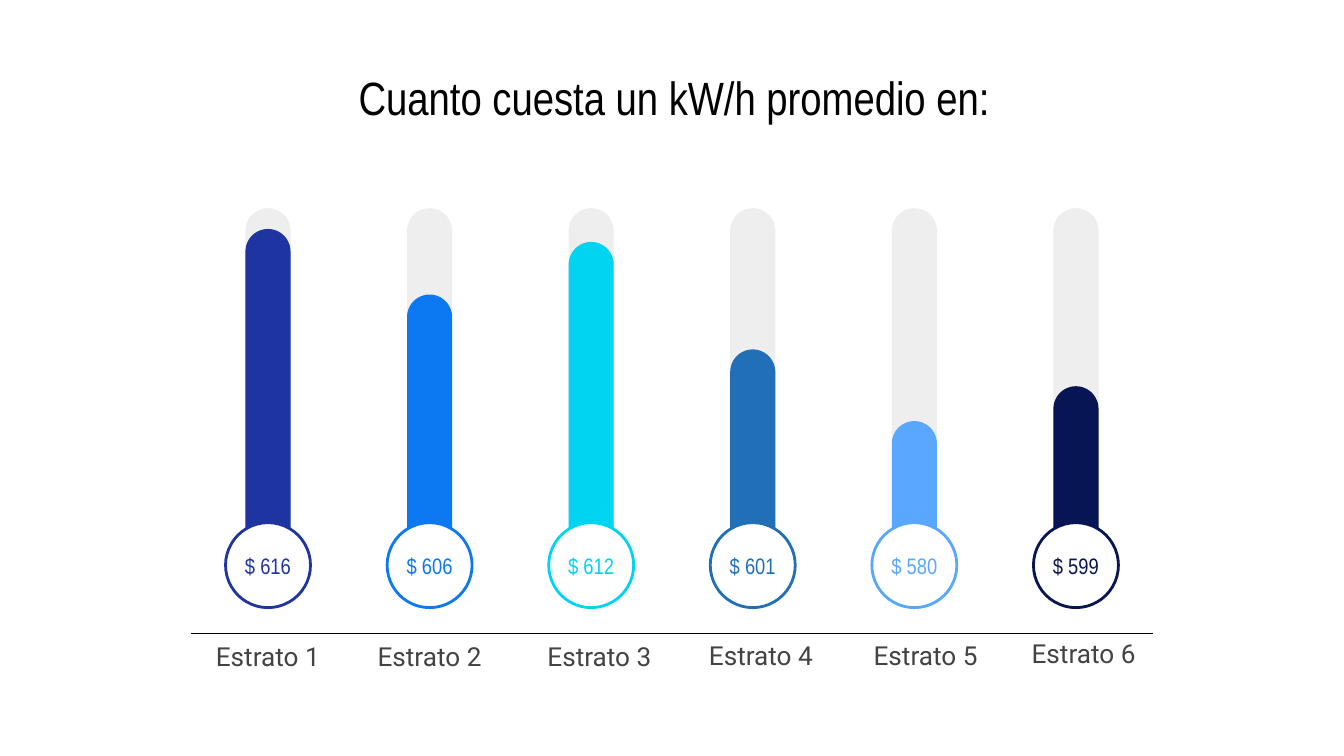
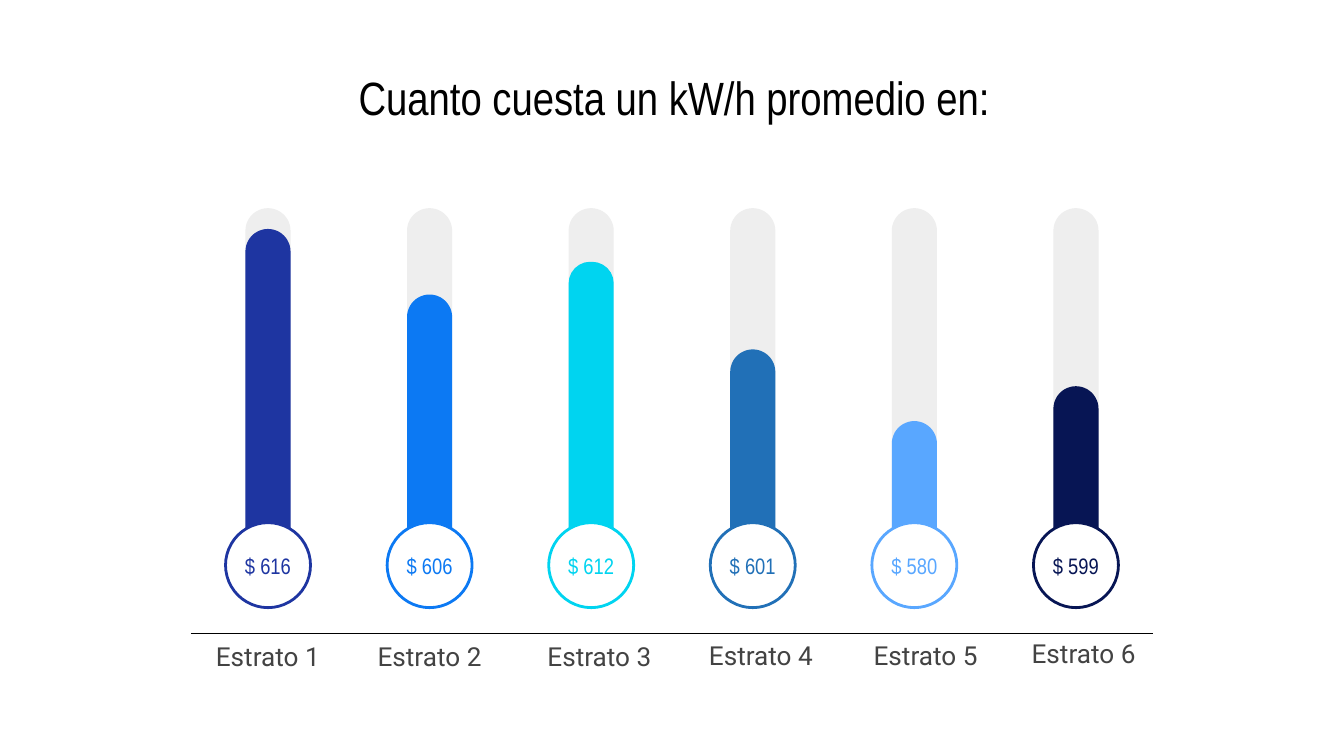
Before and after one commit to jtabordaj/research_eslatina, a slide deck: slide 13 of reporte_estadistico/presentacion/presentation.pptx (slide 9 before the commit). Drawn at 1344x756 pixels with LibreOffice and Linux fonts; fonts in the diff are those of the drawing. Boxes give left, top, right and bottom in pixels: in the first picture for what was removed or moved away, otherwise in the second. Text is boxed around its words. In the diff, an @@ line names an element or a change of style, - is before the commit and + after.

```diff
--- a/reporte_estadistico/presentacion/presentation.pptx
+++ b/reporte_estadistico/presentacion/presentation.pptx
@@ rounded rectangle: place and size @@
-rounded rectangle at (569, 242, 614, 579)
+rounded rectangle at (569, 262, 614, 579)
@@ rounded rectangle at (569, 262, 614, 579): proportions changed @@
```
Also in this commit, not shown: 5 other slides changed, 5 slides added, 7 other files.
